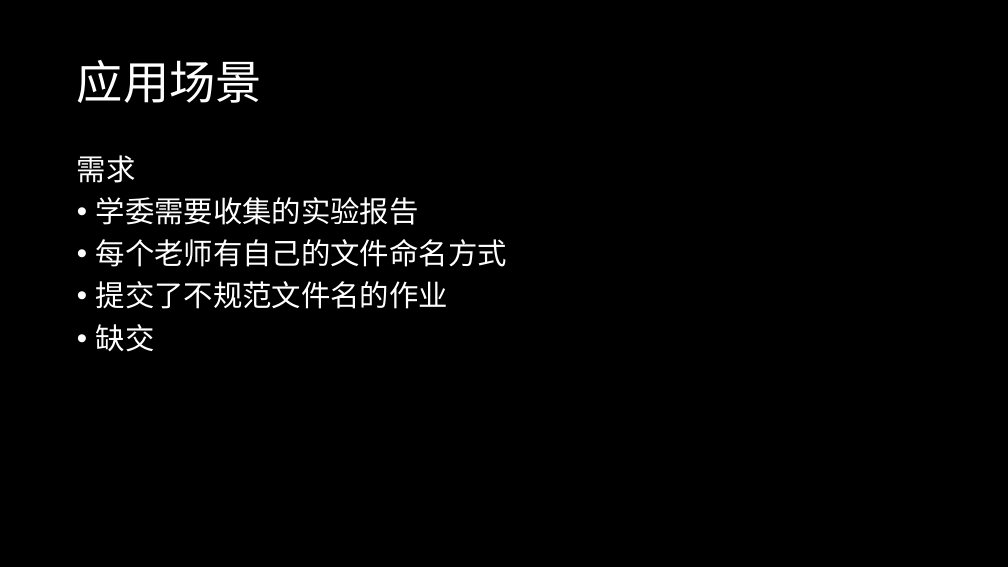
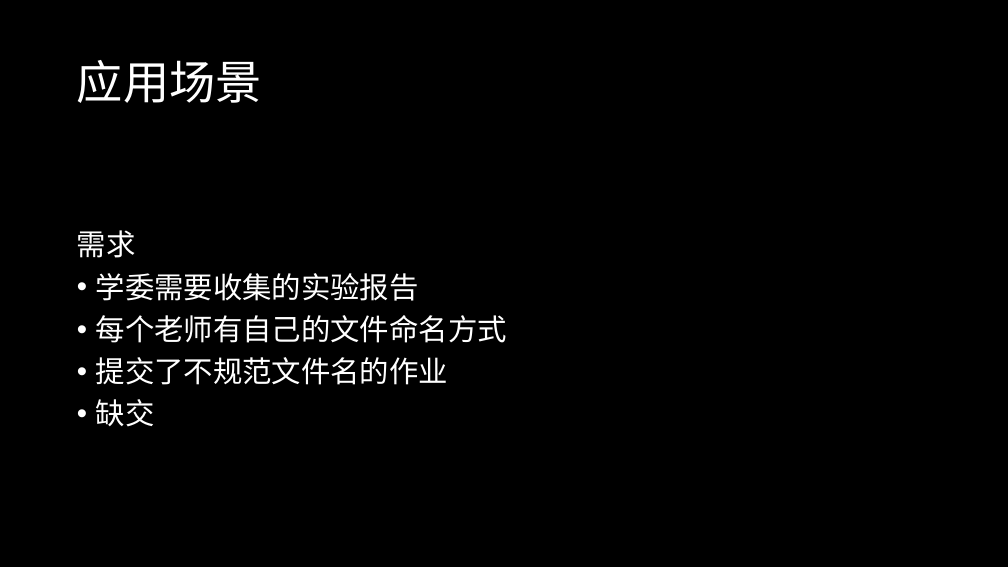
Before and after one commit to mind-dance/students-assignments, a slide deck: slide 2 of 学委作业收集管理系统.pptx. Drawn at 1008x567 pixels with LibreOffice and Linux fonts; fonts in the diff are those of the drawing. Boxes give left, top, right and bottom in pixels: in the first picture for what was removed or moved away, otherwise in the second. Text is boxed around its words. In the diff, an @@ line names an element or a change of style, - is before the commit and + after.

```diff
--- a/学委作业收集管理系统.pptx
+++ b/学委作业收集管理系统.pptx
@@ text "需求" at <box>77,230,507,427</box>: vertical alignment top to middle @@
```
Also in this commit, not shown: 2 other slides changed, 2 slides added, 17 other files.
